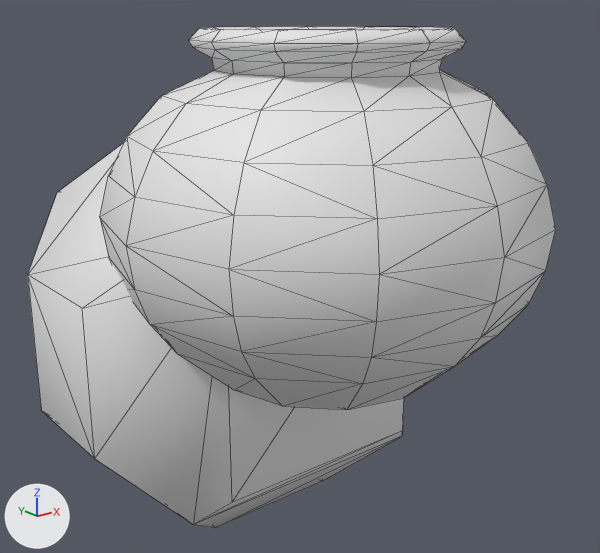
The FBX model Assets/Stylized_Egypt/Meshes/props/SM_jug_02.fbx as it was, and as the next commit left it.
Rendered twice from a camera (50 mm lens) standing at (-0.951, -1.113, 0.625) and looking at (0.018, 0.098, 0.14). The lights are fixed; the arrows at lower left show +X, +Y and +Z. Mesh edges are drawn as thin lines. Where no turn or scale is listed for an object, it has been applied to the vertices.

The older version as bpy lines, for what is in view:
```python
me_sm_jug_02 = bpy.data.meshes.new('SM_jug_02')
me_sm_jug_02.from_pydata(...)  # 192 vertices, 380 faces; spans x -0.397..0.397, y -0.397..0.397, z 0.0..0.606
me_sm_jug_02.materials.append(mat_mi_jug_01_inst)  # its picture is missing
me_sm_jug_02_convexhulls = bpy.data.meshes.new('SM_jug_02_ConvexHulls')
me_sm_jug_02_convexhulls.from_pydata(...)  # 32 vertices, 60 faces; spans x -39.8..39.8, y -0.1..60.7, z -39.8..39.8
me_sm_jug_02_convexhulls.polygons.foreach_set('use_smooth', [True] * 60)
me_sm_jug_02_convexhulls.materials.append(mat_mi_jug_01_inst)  # its picture is missing
ob_sm_jug_02 = bpy.data.objects.new('SM_jug_02', me_sm_jug_02)
ob_sm_jug_02.location = (0.0, 0.0, 0.0)
ob_sm_jug_02_convexhulls = bpy.data.objects.new('SM_jug_02_ConvexHulls', me_sm_jug_02_convexhulls)
ob_sm_jug_02_convexhulls.location = (0.0, 0.0, 0.0)
ob_sm_jug_02_convexhulls.scale = (0.01, 0.01, 0.01)
```
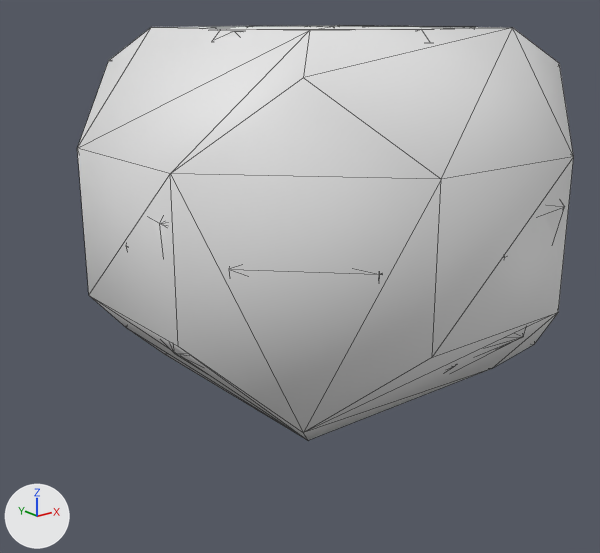
Changed parts and their boxes [x1, y1, x2, y2] in the pictures (600 x 553 px):
'SM_jug_02_ConvexHulls', moved, rescaled (32% wider, 8% taller)
    before: [28, 143, 404, 527]
    after: [77, 25, 574, 440]
'SM_jug_02_LOD1', added
    after: [152, 27, 565, 371]
'SM_jug_02', unchanged, covered by the edit
    before: [100, 26, 556, 410]

Diff of the bpy script that builds the scene:
```diff
--- a/Assets/Stylized_Egypt/Meshes/props/SM_jug_02.fbx.py
+++ b/Assets/Stylized_Egypt/Meshes/props/SM_jug_02.fbx.py
@@ me_sm_jug_02_001 @@
+me_sm_jug_02_001.from_pydata(...)  # 97 vertices, 190 faces; spans x -0.403..0.396, y -0.406..0.396, z 0.0..0.609
+me_sm_jug_02_001.materials.append(mat_mi_jug_01_inst)  # its picture is missing
@@ ob_sm_jug_02_convexhulls @@
 ob_sm_jug_02_convexhulls = bpy.data.objects.new('SM_jug_02_ConvexHulls', me_sm_jug_02_convexhulls)
+ob_sm_jug_02_convexhulls.parent = ob_sm_jug_02_581
 ob_sm_jug_02_convexhulls.location = (0.0, 0.0, 0.0)
-ob_sm_jug_02_convexhulls.scale = (0.01, 0.01, 0.01)
@@ ob_sm_jug_02_581 @@
+ob_sm_jug_02_581 = bpy.data.objects.new('SM_jug_02_581', None)
+ob_sm_jug_02_581.location = (0.0, 0.0, 0.0)
+ob_sm_jug_02_581.rotation_euler = (1.571, 0.0, 0.0)  # degrees (90, 0, 0)
+ob_sm_jug_02_581.scale = (0.01, 0.01, 0.01)
@@ ob_sm_jug_02_lod1 @@
+ob_sm_jug_02_lod1 = bpy.data.objects.new('SM_jug_02_LOD1', me_sm_jug_02_001)
+ob_sm_jug_02_lod1.location = (0.0, 0.0, 0.0)
```
